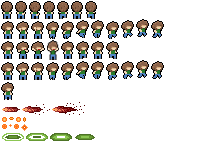
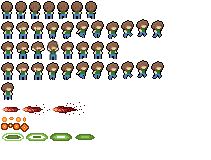
Before/after of a 211 x 160 layered artwork. What changed in the layer stack:
painted on "Static" (2nd of 4, in "Side") over (1, 123, 29, 132)
painted on "Walk 4" (3rd of 4, in "Down (maybe looks a bit more like down and to the side, so might need to add a …" › "Walk") over (19, 123, 29, 128)
painted on "Walk 3" (3rd of 4, in "Down (maybe looks a bit more like down and to the side, so might need to add a …" › "Walk") over (18, 123, 29, 128)
painted on "Walk 2" (3rd of 4, in "Down (maybe looks a bit more like down and to the side, so might need to add a …" › "Walk") over (17, 123, 29, 128)
painted on "Walk 1" (3rd of 4, in "Down (maybe looks a bit more like down and to the side, so might need to add a …" › "Walk") over (16, 123, 29, 128)
painted on "Bullet 3" (1st of 2, in "Ranged Option 2") over (1, 123, 29, 132)
painted on "Bullet 2" (1st of 2, in "Ranged Option 2") over (1, 123, 29, 132)
painted on "Bullet 1" (1st of 2, in "Ranged Option 2") over (1, 123, 29, 132)
